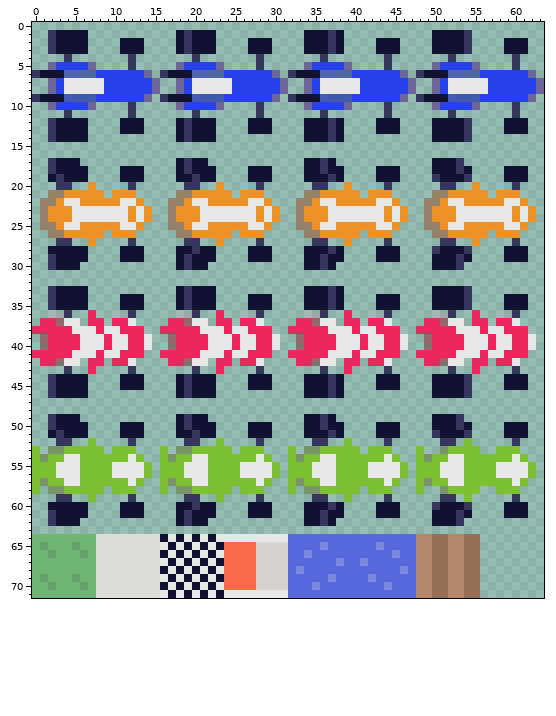
Sprite sheet -- Practice/Grand Prix/res/graphics/spritesheet.png. Above, as it was before the edit.
The file is 64x72 pixels. Colours within 5 levels of each other are drawn and written as one.
After:
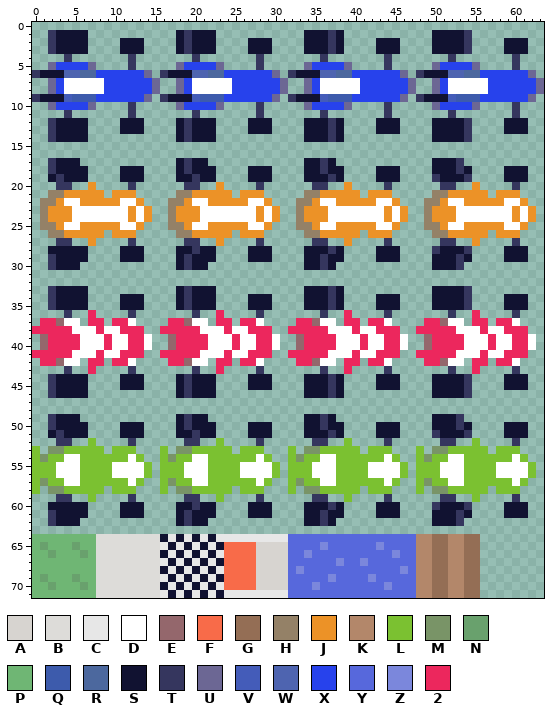
Palette (. is transparent): A #d7d4d0  B #dddcd9  C #e7e7e7  D #ffffff  E #94676c  F #f86b49  G #946e55  H #948167  J #ec9227  K #b3876a  L #7bc131  M #799467  N #69a16d  P #6fb674  Q #3d5bac  R #4c689e  S #111231  T #35365e  U #6c6794  V #445cb9  W #4e64b0  X #2742ec  Y #5768dc  Z #7b87dc  2 #ec275d
Diff:
Colour C becomes colour D in rows 7 to 8 at x 4 to 8, 20 to 24, 36 to 40 and 52 to 56; in row 22 at x 4 to 5, 11 to 12, 20 to 21, 27 to 28, 36 to 37, 43 to 44, 52 to 53 and 59 to 60; in rows 23 to 24 at x 5 to 11, 13, 21 to 27, 29, 37 to 43, 45, 53 to 59 and 61; in row 25 at x 4 to 5, 11 to 12, 20 to 21, 27 to 28, 36 to 37, 43 to 44, 52 to 53 and 59 to 60; in row 37 at x 4 to 5, 12, 20 to 21, 28, 36 to 37, 44, 52 to 53 and 60; in row 38 at x 5 to 7, 9 to 10, 21 to 23, 25 to 26, 37 to 39, 41 to 42, 53 to 55 and 57 to 58.
Colour C becomes colour D in rows 39 to 40 at x 6 to 8, 10 to 11, 14, 22 to 24, 26 to 27, 30, 38 to 40, 42 to 43, 46, 54 to 56, 58 to 59 and 62; in row 41 at x 5 to 7, 9 to 10, 21 to 23, 25 to 26, 37 to 39, 41 to 42, 53 to 55 and 57 to 58; in row 42 at x 4 to 5, 12, 20 to 21, 28, 36 to 37, 44, 52 to 53 and 60; in row 54 at x 4 to 5, 12, 20 to 21, 28, 36 to 37, 44, 52 to 53 and 60; in rows 55 to 56 at x 3 to 5, 10 to 13, 19 to 21, 26 to 29, 35 to 37, 42 to 45, 51 to 53 and 58 to 61; in row 57 at x 4 to 5, 12, 20 to 21, 28, 36 to 37, 44, 52 to 53 and 60.
The author put colour L in row 52 at x 55; in row 53 at x 56; in row 58 at x 56; in row 59 at x 55.
The author put colour M in row 53 at x 50; in row 58 at x 50.
Colour L is removed in row 52 at x 54; in row 59 at x 54.
